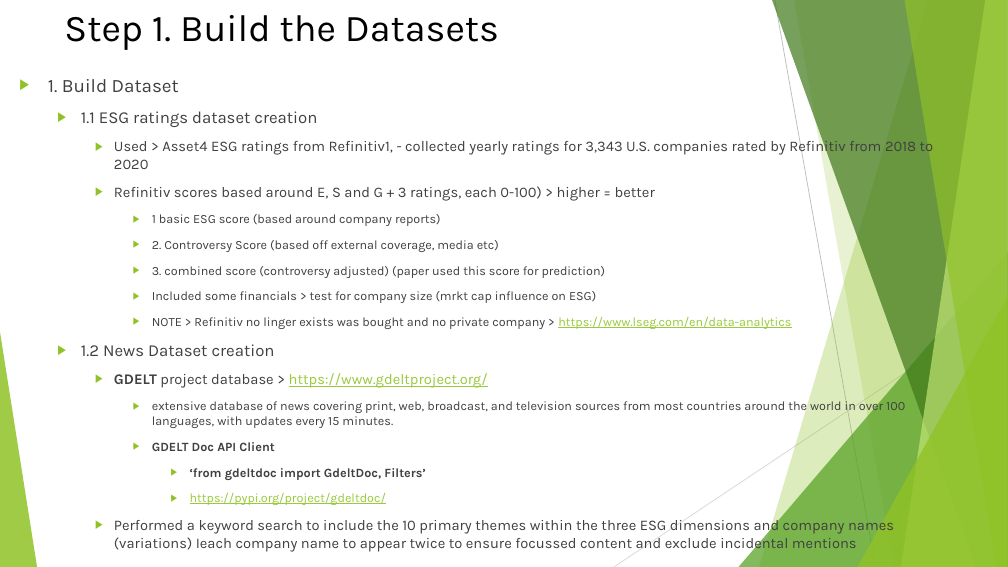
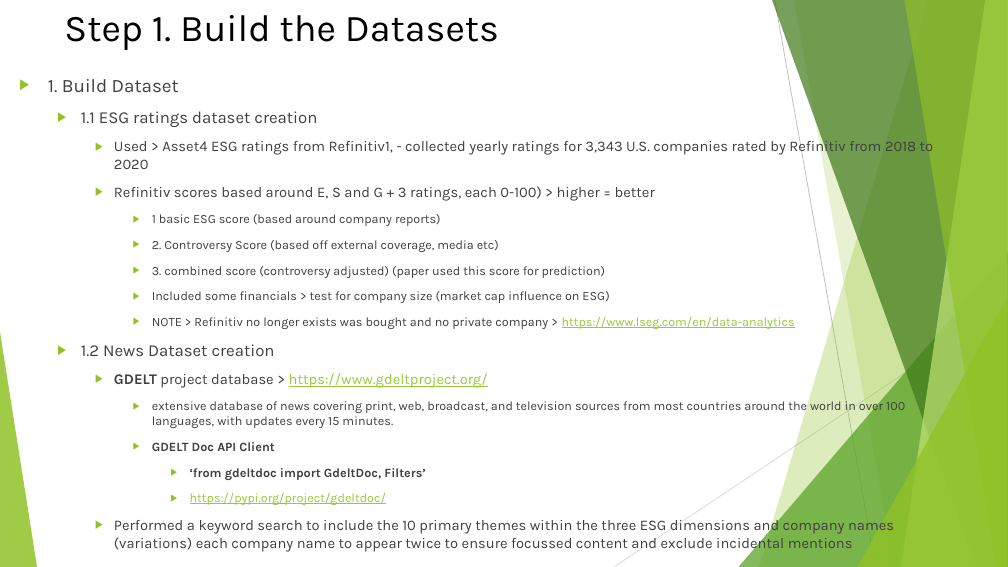
Before and after one commit to eamonnk/sci_res_lit_spec9997_john_sat, a slide deck: slide 15 of asgnmnts/assgmnt 1/final/spec9997_assgnmnt_1_eamonn_kelly_D24127620.pptx. Drawn at 1008x567 pixels with LibreOffice and Linux fonts; fonts in the diff are those of the drawing. Boxes give left, top, right and bottom in pixels: in the first picture for what was removed or moved away, otherwise in the second. Text is boxed around its words. In the diff, an @@ line names an element or a change of style, - is before the commit and + after.

Commit message:
content udpate

```diff
--- a/asgnmnts/assgmnt 1/final/spec9997_assgnmnt_1_eamonn_kelly_D24127620.pptx
+++ b/asgnmnts/assgmnt 1/final/spec9997_assgnmnt_1_eamonn_kelly_D24127620.pptx
@@ text at bbox=[152, 291, 795, 329]: text changed @@
-      ▶ Included some financials > test for company size (mrkt cap influence on ESG)
-      ▶ NOTE > Refinitiv no linger exists was bought and no private company > https://www.lseg.com/en/data-analytics
+      ▶ Included some financials > test for company size (market cap influence on ESG)
+      ▶ NOTE > Refinitiv no longer exists was bought and no private company > https://www.lseg.com/en/data-analytics
@@ text at bbox=[114, 516, 894, 552]: text changed @@
-    ▶ Performed a keyword search to include the 10 primary themes within the three ESG dimensions and company names (variations) Ieach company name to appear twice to ensure focussed content and exclude incidental mentions
+    ▶ Performed a keyword search to include the 10 primary themes within the three ESG dimensions and company names (variations) each company name to appear twice to ensure focussed content and exclude incidental mentions
```
Also in this commit, not shown: 17 other slides changed, 10 other files.
